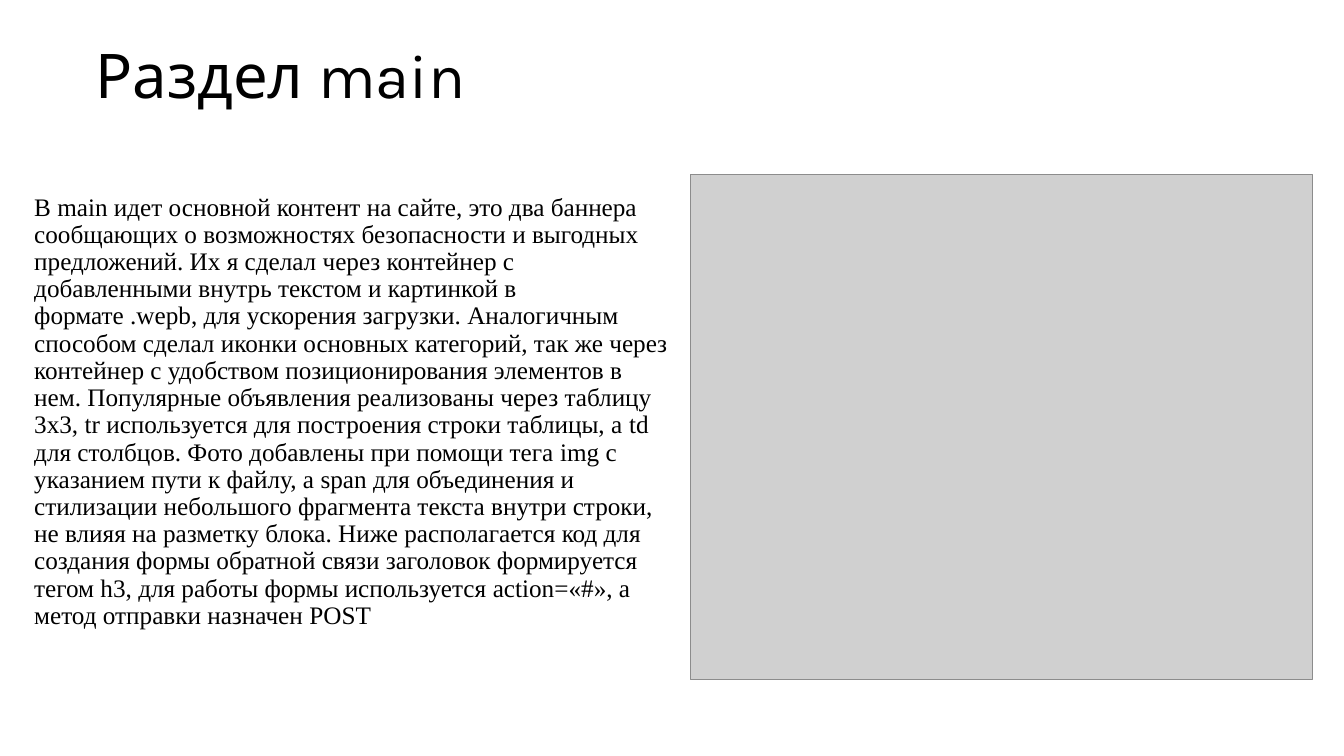
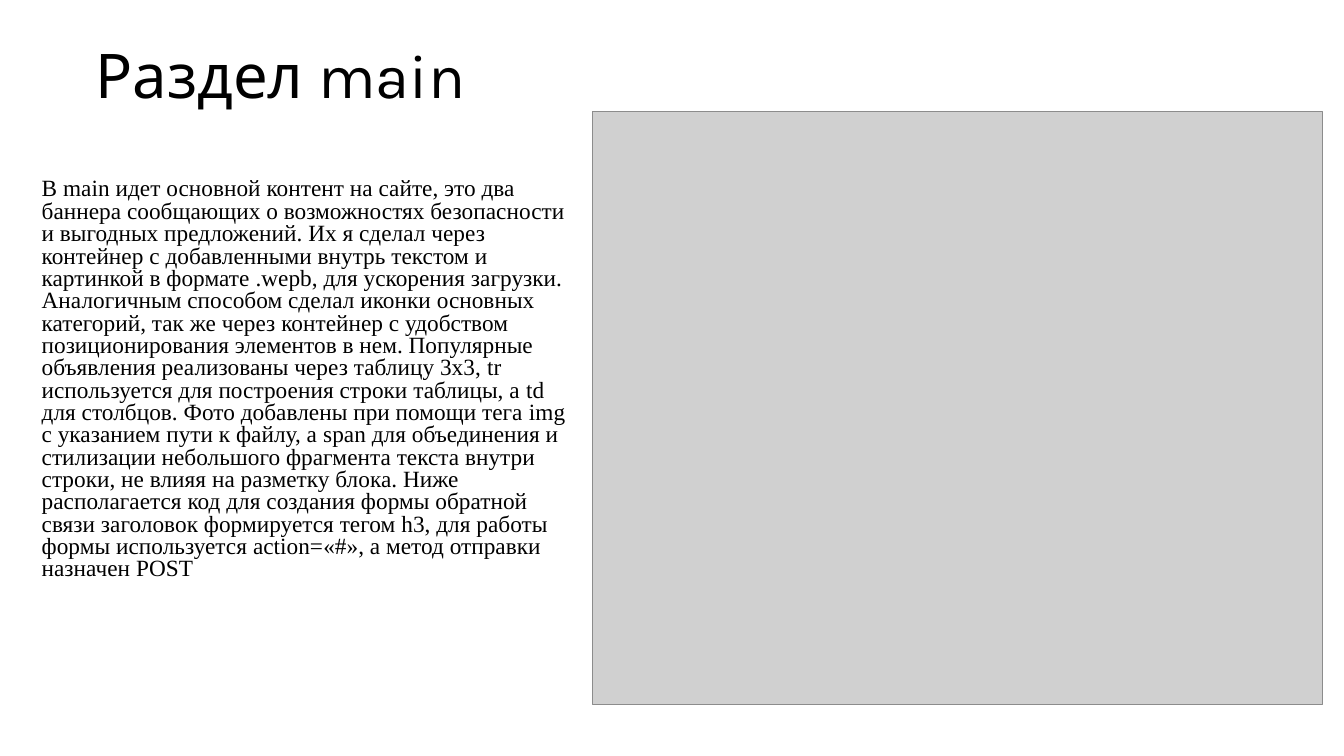
Before and after one commit to Kadesatte/Kadesatte-Kadesatte.github.io, a slide deck: slide 14 of Защита на экзамен.pptx. Drawn at 1344x756 pixels with LibreOffice and Linux fonts; fonts in the diff are those of the drawing; grey boxes stand for pictures. Boxes give left, top, right and bottom in pixels: in the first picture for what was removed or moved away, otherwise in the second. Text is boxed around its words. In the diff, an @@ line names an element or a change of style, - is before the commit and + after.

```diff
--- a/Защита на экзамен.pptx
+++ b/Защита на экзамен.pptx
@@ picture: place and size @@
-picture at box(691, 174, 1313, 680)
+picture at box(592, 111, 1323, 705)
@@ text "В main идет основной контент ...": place and size @@
-text "В main идет основной контент ..." at box(34, 198, 667, 630)
+text "В main идет основной контент ..." at box(42, 180, 565, 577)
@@ text "В main идет основной контент ..." at box(42, 180, 565, 577): size 18 to 16.6 pt; line spacing 0.9 to 0.8 @@
```
Also in this commit, not shown: 2 other slides changed.
